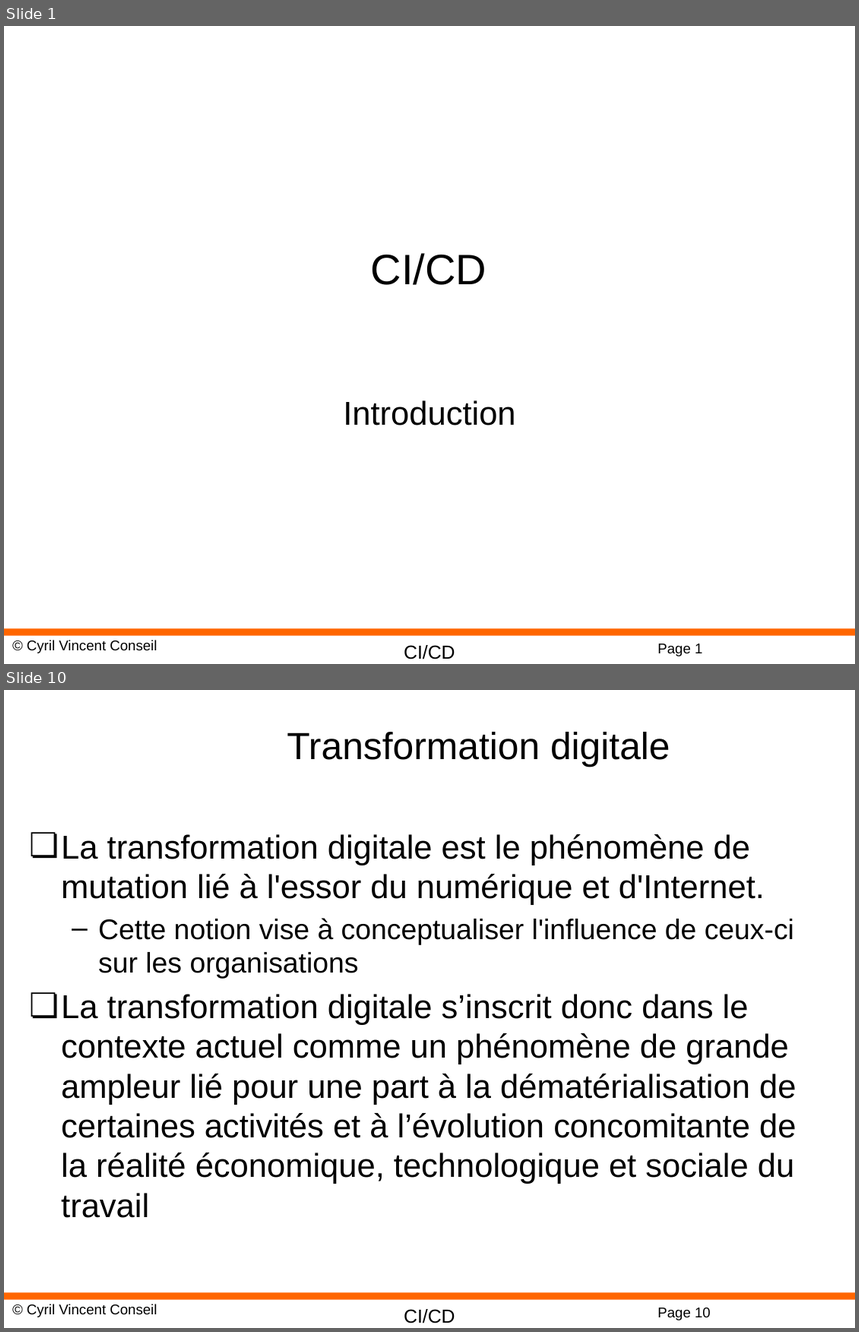
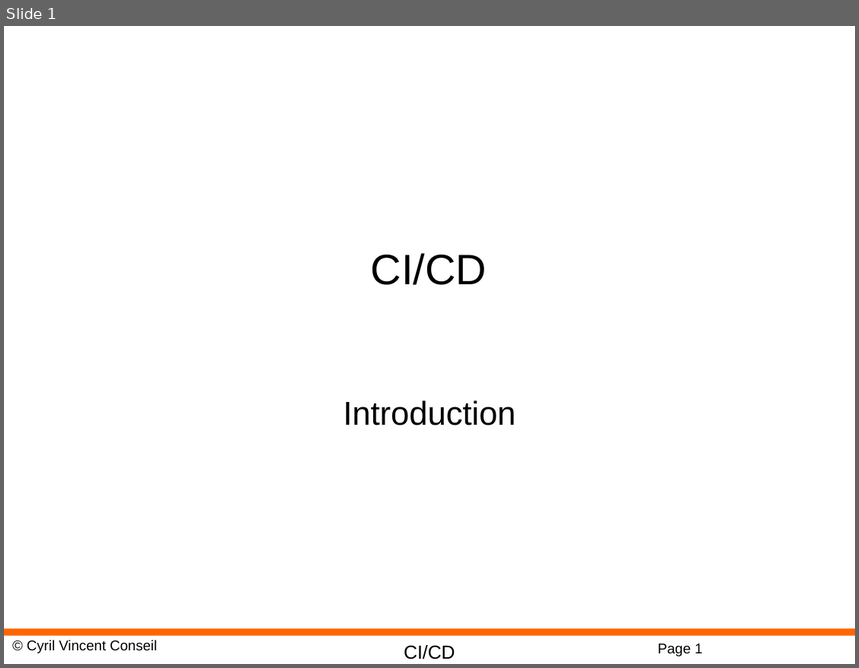
Before and after one commit to cyrilvincent/cicd, a slide deck: ppt/CICD13-Env-Strategies.todo.pptx. Shown one above the other, each under a label of ours: slides 1 and 10 before the commit, slide 1 after it; the slides between them are not shown. The pictures are 859x1332 and 859x668 pixels, drawn with LibreOffice and Linux fonts; fonts in the diff are those of the drawing; background and template pictures are left out. Boxes give left, top, right and bottom in pixels: in the first picture for what was removed or moved away, otherwise in the second. Text is boxed around its words. In the diff, an @@ line names an element or a change of style, - is before the commit and + after.

```diff
--- a/ppt/CICD13-Env-Strategies.todo.pptx
+++ b/ppt/CICD13-Env-Strategies.todo.pptx
@@ slide 10 removed at (x1=4, y1=690, x2=855, y2=1328), background #FFFFFF; not listed: 4 template elements that a slide beside it also shows @@
@@ title removed at (x1=287, y1=732, x2=671, y2=767) @@
-Transformation digitale
@@ text removed at (x1=61, y1=834, x2=796, y2=1218) @@
-❏ La transformation digitale est le phénomène de mutation lié à l'essor du numérique et d'Internet.
-  – Cette notion vise à conceptualiser l'influence de ceux-ci sur les organisations
-❏ La transformation digitale s’inscrit donc dans le contexte actuel comme un phénomène de grande ampleur lié pour une part à la dématérialisation de certaines activités et à l’évolution concomitante de la réalité économique, technologique et sociale du travail
```
Also in this commit, not shown: 4 slides added, 29 other slides removed, 14 other files.
